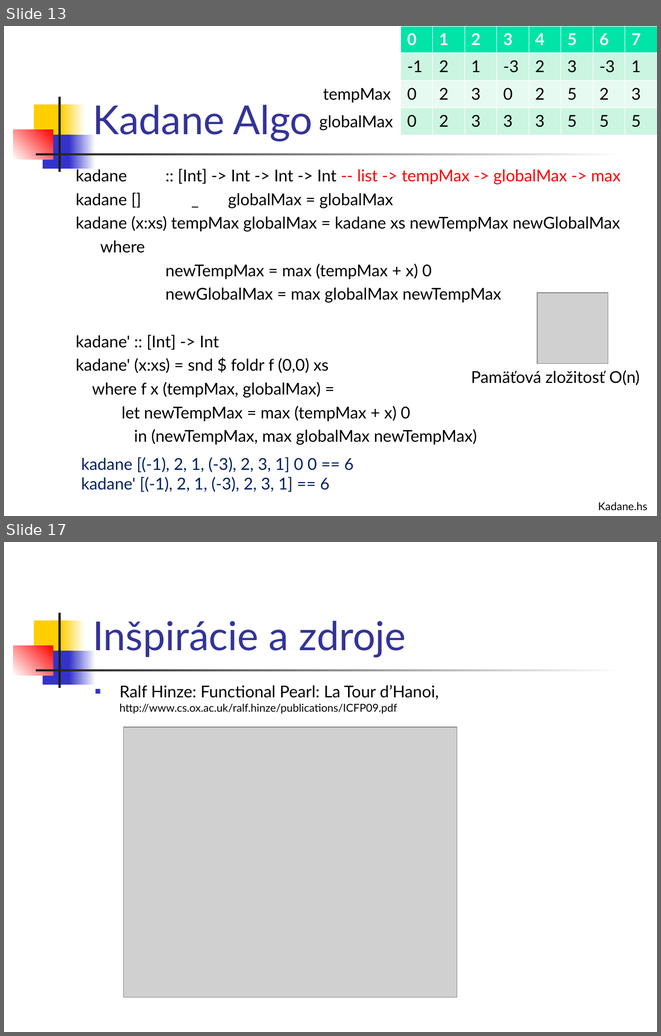
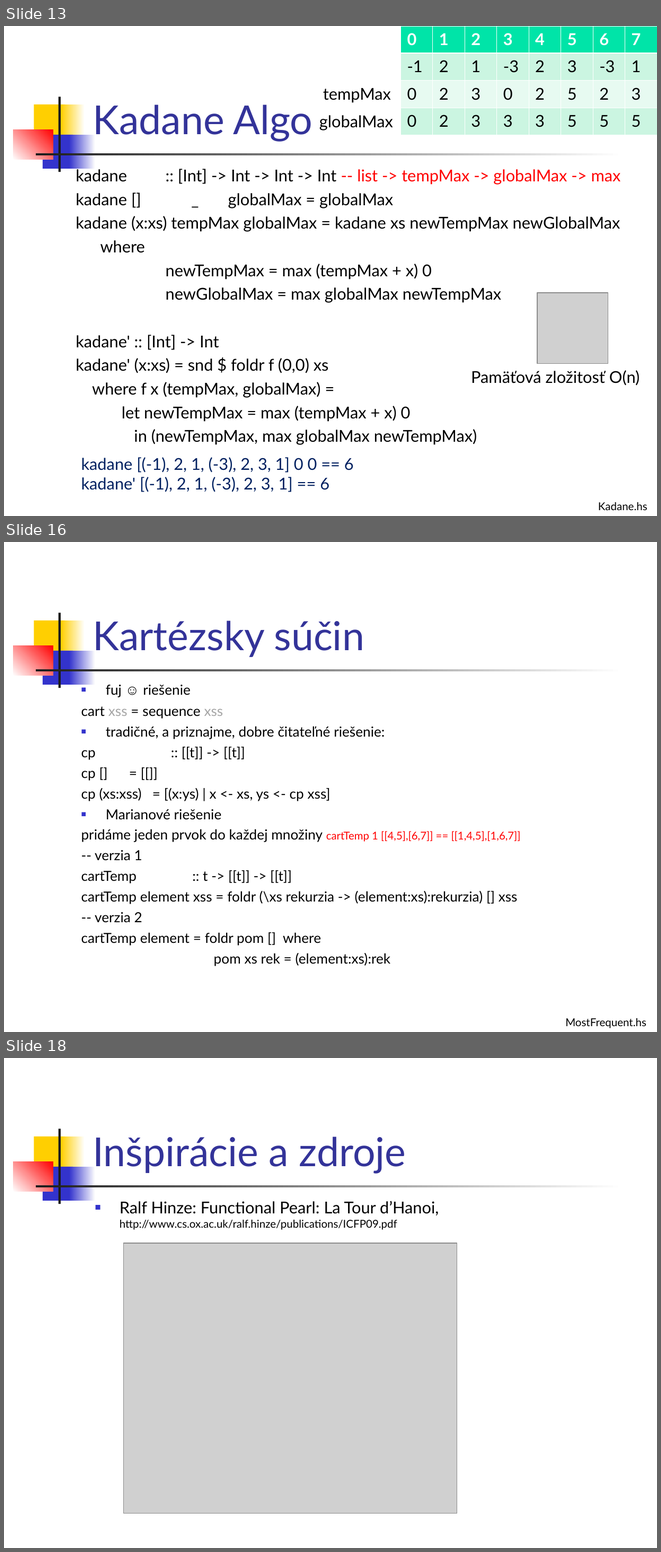
Before and after one commit to Funkcionalne/Prednasky, a slide deck: 03/03_fpro.ppt. Shown one above the other, each under a label of ours: slides 13 and 17 before the commit, slides 13, 16 and 18 after it; the slides between them are not shown. The pictures are 661x1036 and 661x1552 pixels, drawn with LibreOffice and Linux fonts; fonts in the diff are those of the drawing; grey boxes stand for pictures. Boxes give left, top, right and bottom in pixels: in the first picture for what was removed or moved away, otherwise in the second. Text is boxed around its words. In the diff, an @@ line names an element or a change of style, - is before the commit and + after.

```diff
--- a/03/03_fpro.ppt
+++ b/03/03_fpro.ppt
@@ slide 16 added at [4, 542, 657, 1032], background #FFFFFF; not listed: 7 template elements that a slide beside it also shows @@
@@ title added at [93, 620, 365, 657], 44 pt, text #333399 @@
+Kartézsky súčin
@@ text added at [81, 685, 521, 966], 15.3 pt, text #000000 @@
+■ fuj ☺ riešenie
+cart xss = sequence xss
+■ tradičné, a priznajme, dobre čitateľné riešenie:
+cp :: [[t]] -> [[t]]
+cp [] = [[]]
+cp (xs:xss) = [(x:ys) | x <- xs, ys <- cp xss]
+■ Marianové riešenie
+pridáme jeden prvok do každej množiny cartTemp 1 [[4,5],[6,7]] == [[1,4,5],[1,6,7]]
+-- verzia 1
+cartTemp :: t -> [[t]] -> [[t]]
+cartTemp element xss = foldr (\xs rekurzia -> (element:xs):rekurzia) [] xss
+-- verzia 2
+cartTemp element = foldr pom [] where
+pom xs rek = (element:xs):rek
@@ text added at [565, 1018, 646, 1028], 12 pt, text #000000 @@
+MostFrequent.hs
@@ what was slide 17 is now slide 18 @@
```
Also in this commit, not shown: 2 slides changed, 1 other slide added, 1 slide removed, 1 other file.
